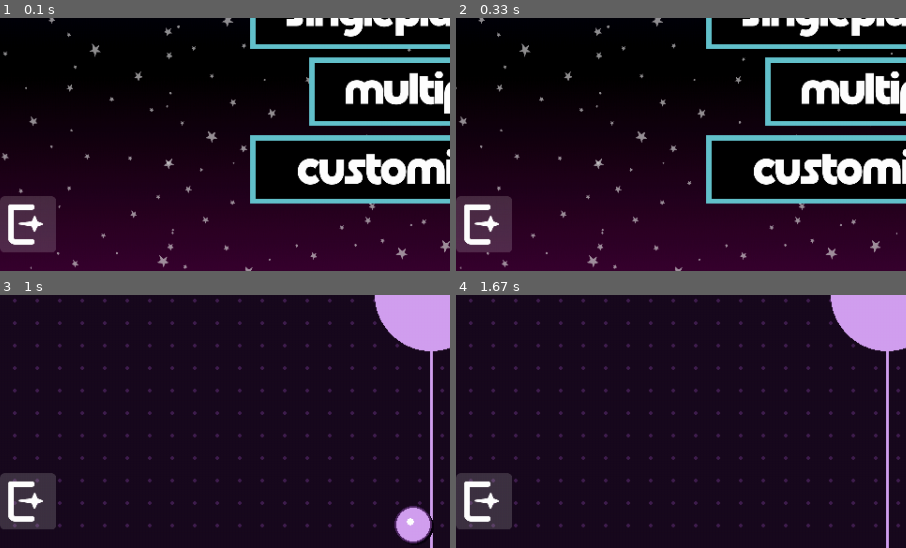
Above: before the commit, frames 1-4 (two rows, left to right).
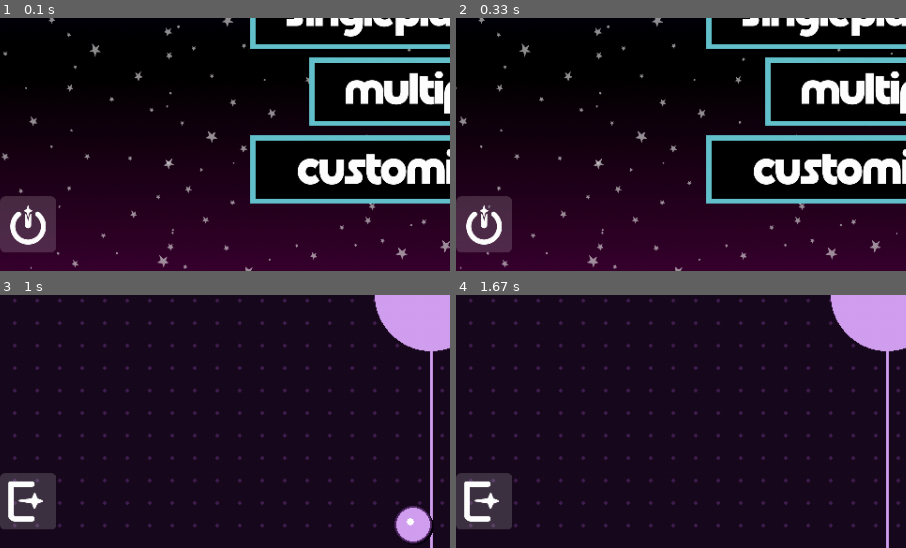
Above: after the commit, the same moments.

Repository: cec1l14/Pygame
Game: pygame game, started from main.py
Same seed, same stepped clock (60 frames per second), same inputs: the game is played once before the commit and once after it.
Inputs (mouse positions are % of the whole screen's width and height, from its top left):
- Up to frame 1 (0.1 s): no input
- Up to frame 2 (0.33 s): no input
- Up to frame 3 (1 s): click (47, 49) at 0.38 s; hold Up from 0.67 s (still down)
- Up to frame 4 (1.67 s): release Up at 1.13 s; hold Down 1.17-1.47 s; hold Up from 1.5 s (still down)
The pictures show only the part of the screen within x 2-52%, y 50-100%; the shares and areas given below are measured in that part.

The runs differ from the first frame. In frame 1, 0.8% of the frame differs, in the area x 1-11%, y 73-90%; in frame 2, 0.8%; in frame 3, nothing differs; in frame 4, nothing differs.

Commit message:
apagando comentarios

Diff:
--- a/draws.py
+++ b/draws.py
@@ -9,7 +9,7 @@
 
 
 def desenhar_raquete(tela, x, y, raio_base, cor_principal):
-    # testando 3d
+
     pygame.draw.circle(tela, (15, 5, 20), (int(x) + 3, int(y) + 3), raio_base)
     pygame.draw.circle(tela, cor_principal, (int(x), int(y)), raio_base)
 
@@ -31,7 +31,6 @@
     pygame.draw.circle(tela, cor, (int(x), int(y)), raio)
     pygame.draw.circle(tela, (80, 40, 100), (int(x), int(y)), raio, 2)
     pygame.draw.circle(tela, BRANCO, (int(x) - 3, int(y) - 3), 4)
-
 
 
 def desenhar_campo_personalizado(tela, gol_topo, altura_gol, is_singleplayer=False):
--- a/main.py
+++ b/main.py
@@ -4,7 +4,7 @@
 
 from config import (
     LARGURA, ALTURA, FPS, COR_ELEMENTOS, BRANCO, CINZA_ROXO,
-    ROXO_ESCURO, VERDE_LILAS, VERMELHO_ROXO, ROXO_P1, LILAS_P2,
+    ROXO_ESCURO, ROXO_P1, LILAS_P2,
     fonte_titulo, fonte_texto, fonte_placar, carregar_e_escalar
 )
 from draws import (
@@ -13,7 +13,7 @@
 )
 
 def reiniciar_posicoes_single(altura, largura, vel_base):
-    """Reinicia as posições e velocidade para o modo Singleplayer."""
+
     disco_x = (largura // 4) * 3
     disco_y = altura // 2
     raq2_y = altura // 2
@@ -24,7 +24,7 @@
 
 
 def reiniciar_posicoes_multi(altura, largura, vel_base):
-    """Reinicia as posições e velocidade para o modo Multiplayer."""
+
     disco_x = largura // 2
     disco_y = altura // 2
     raq1_y = altura // 2
@@ -36,7 +36,7 @@
 
 
 def reiniciar_jogo_completo(estado_jogo, altura, largura, vel_base):
-    """Reinicia o placar e chama o reset de posições apropriado."""
+
     pontos_p1 = 0
     pontos_p2 = 0
     vencedor = ""
@@ -54,16 +54,19 @@
     return pontos_p1, pontos_p2, vencedor, disco_x, disco_y, disco_vel_x, disco_vel_y, raq1_y, raq2_y
 
 
-# --- FUNÇÃO PRINCIPAL ---
-
 def main():
     pygame.init()
+
+    pygame.mixer.init()
+    pygame.mixer.music.load('sounds/munkin_oleg-thunderbird-game-over-9232.mp3')
+    pygame.mixer.music.set_volume(0.5)
+    pygame.mixer.music.play(-1)
 
     tela = pygame.display.set_mode((LARGURA, ALTURA))
     pygame.display.set_caption("Air Hockey")
     relogio = pygame.time.Clock()
 
-    # Carregamento de Imagens e Assets
+
     title_img = carregar_e_escalar('images/title.png')
     title_scr = title_img.get_rect(center=(480, 140))
 
@@ -95,12 +98,24 @@
     tutorial_0_img = carregar_e_escalar('images/tutorial0.png')
     tutorial_1_img = carregar_e_escalar('images/tutorial1.png')
     tutorial_2_img = carregar_e_escalar('images/tutorial2.png')
+    tutorial_0_img = pygame.transform.scale(tutorial_0_img, (300,300))
+    tutorial_1_img = pygame.transform.scale(tutorial_1_img, (300,300))
+    tutorial_2_img = pygame.transform.scale(tutorial_2_img, (300,300))
+
 
     tutorial_imgs = {0: tutorial_0_img, 1: tutorial_1_img, 2: tutorial_2_img}
     tutorial_coords = {
-        0: tutorial_0_img.get_rect(center=(480, 300)),
-        1: tutorial_1_img.get_rect(center=(480, 300)),
-        2: tutorial_2_img.get_rect(center=(480, 300))
+        0: tutorial_0_img.get_rect(center=(480, 270)),
+        1: tutorial_1_img.get_rect(center=(480, 270)),
+        2: tutorial_2_img.get_rect(center=(480, 270))
+    }
+    fonte_tutorial = pygame.font.SysFont("arial", 22, True, False)
+
+
+    textos_tutorial = {
+        0: "MOVIMENTO: Use W/S ou Setas para mover sua raquete.",
+        1: "REBATE: Impacte o disco para rebatê-lo ao campo rival.",
+        2: "PONTUAÇÃO: Faça gols no adversário para vencer a partida!"
     }
 
     tutorial_back_img = carregar_e_escalar('images/tutorial_back.png')
@@ -126,7 +141,6 @@
     indice_cor_bola = 0
     cor_disco_atual = cores_bola[indice_cor_bola]
     limite_pontos = 5
-
 
     velocidade_disco_base = 7.0
     disco_x, disco_y = LARGURA // 2, ALTURA // 2
@@ -259,14 +273,18 @@
             if abs(scroll) > largura_fundo:
                 scroll = 0
 
-            current_quit = hovert_img if quit_button.collidepoint(mouse_pos) else quit_img
+            current_back = hovert_img if back_button.collidepoint(mouse_pos) else back_img
             tutorial_main_img = carregar_e_escalar('images/tutorial_main.png')
             tela.blit(tutorial_main_img, tutorial_main_img.get_rect(center=(480, 280)))
             tela.blit(tutorial_back_img, tutorial_back)
             tela.blit(tutorial_forward_img, tutorial_forward)
-            tela.blit(current_quit, quit_button)
+            tela.blit(current_back, back_button)
             tela.blit(tutorial_imgs[tutorial_pg], tutorial_coords[tutorial_pg])
 
+            txt_instrucao = fonte_tutorial.render(textos_tutorial[tutorial_pg], True, LILAS_P2)
+
+            pygame.draw.rect(tela, (61, 3, 150), (LARGURA // 2 - txt_instrucao.get_width() // 2 - 10, 450, txt_instrucao.get_width() + 20, txt_instrucao.get_height() + 10))
+            tela.blit(txt_instrucao, (LARGURA // 2 - txt_instrucao.get_width() // 2, 450))
         elif estado_jogo == "custom":
 
             for i in range(0, tiles):
@@ -303,8 +321,8 @@
             if criar_botao(tela, "+", LARGURA // 2 + 170, 242, 35, 32, ROXO_ESCURO, CINZA_ROXO, mouse_pos):
                 limite_pontos += 1
                 pygame.time.delay(150)
-            current_quit = hovert_img if quit_button.collidepoint(mouse_pos) else quit_img
-            tela.blit(current_quit, quit_button)
+            current_back = hovert_img if back_button.collidepoint(mouse_pos) else back_img
+            tela.blit(current_back, back_button)
 
         elif estado_jogo == "singleplayer":
 
@@ -334,8 +352,8 @@
             txt_p = fonte_placar.render(f"Pontos: {pontos_p2}", True, COR_ELEMENTOS)
             tela.blit(txt_p, (800, 30))
 
-            current_quit = hovert_img if quit_button.collidepoint(mouse_pos) else quit_img
-            tela.blit(current_quit, quit_button)
+            current_back = hovert_img if back_button.collidepoint(mouse_pos) else back_img
+            tela.blit(current_back, back_button)
 
         elif estado_jogo == "multiplayer":
             if vencedor == "":
@@ -382,9 +400,8 @@
 
             txt_p = fonte_placar.render(f"{pontos_p1}   {pontos_p2}", True, COR_ELEMENTOS)
             tela.blit(txt_p, (LARGURA // 2 - txt_p.get_width() // 2, 15))
-            current_quit = hovert_img if quit_button.collidepoint(mouse_pos) else quit_img
-            tela.blit(current_quit, quit_button)
-
+            current_back = hovert_img if back_button.collidepoint(mouse_pos) else back_img
+            tela.blit(current_back, back_button)
             if vencedor != "":
                 for i in range(0, tiles):
                     tela.blit(fundo, (i * largura_fundo + scroll, 0))
@@ -392,6 +409,7 @@
                 scroll -= 2
                 if abs(scroll) > largura_fundo:
                     scroll = 0
+
                 tela.blit(vencedor, vencedor_scr)
                 tela.blit(new_game_img, new_game)
                 tela.blit(back2_img, back2_button)
Binary file added: images/button_off.png
Binary file added: images/button_on.png
Binary file removed: images/button_options.png
Binary file changed: images/button_quit.png
Binary file removed: images/jp.png
Binary file removed: images/lolo.png
Binary file removed: images/main.png
Binary file removed: images/main1.png
Binary file removed: images/main2.png
Binary file removed: images/main3.png
Binary file removed: images/main_screen.png
Binary file removed: images/momento.png
(and 8 more such lines)
